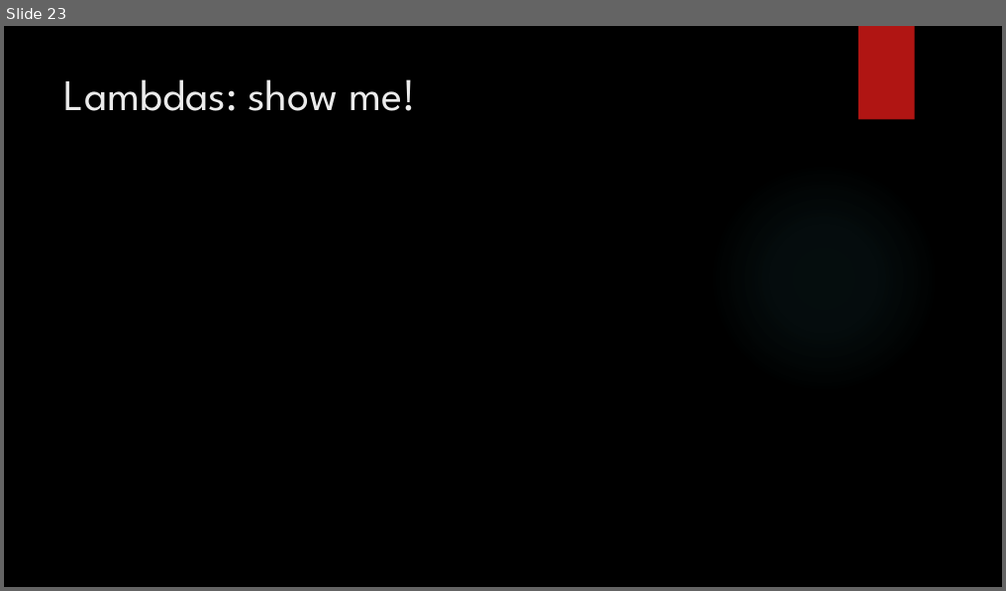
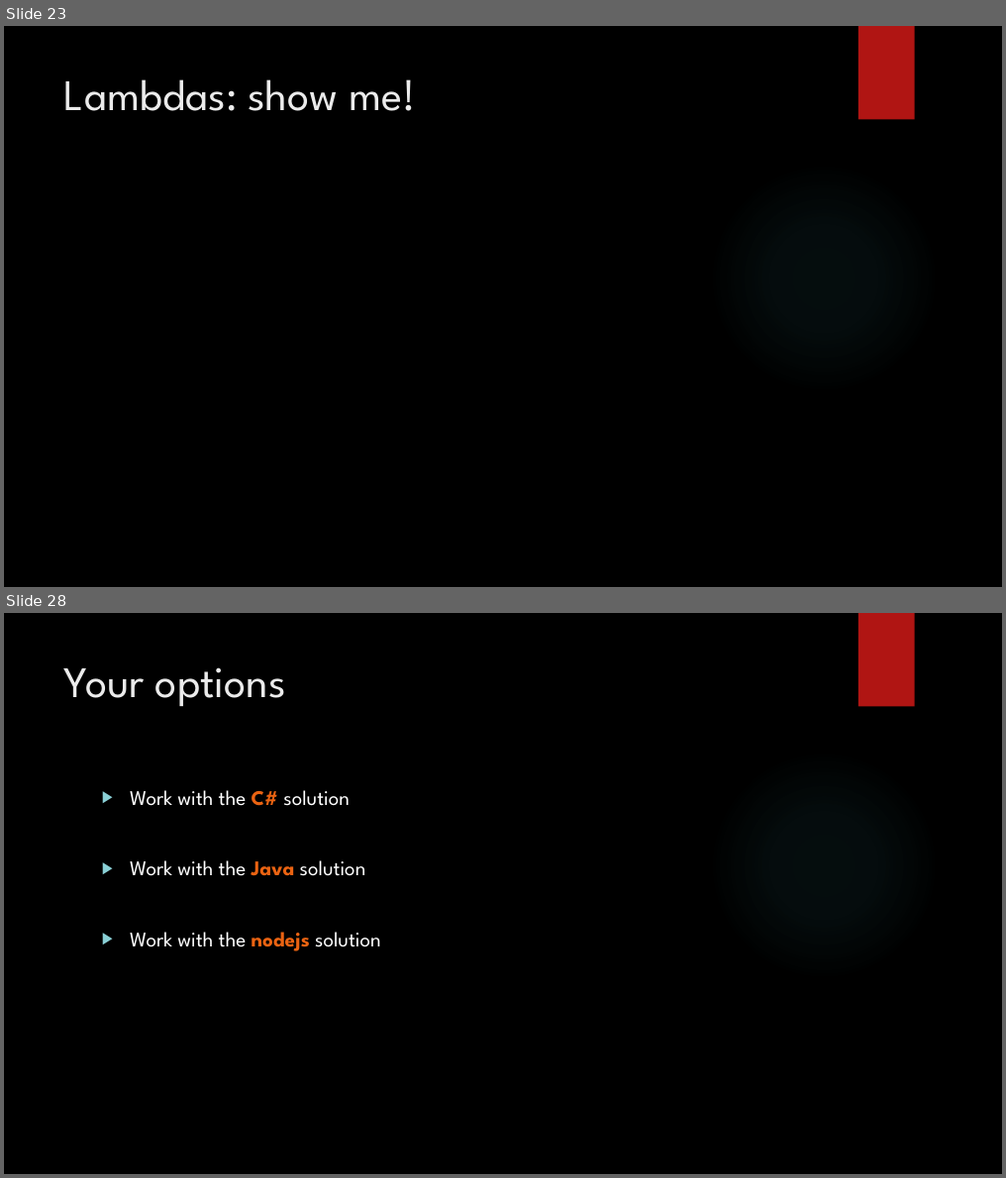
Before and after one commit to bouvet-openlab/typescript-angular-workshop, a slide deck: TypeScript.pptx. Shown one above the other, each under a label of ours: slide 23 before the commit, slides 23 and 28 after it; the slides between them are not shown. The pictures are 1006x591 and 1006x1178 pixels, drawn with LibreOffice and Linux fonts; fonts in the diff are those of the drawing; background and template pictures are left out. Boxes give left, top, right and bottom in pixels: in the first picture for what was removed or moved away, otherwise in the second. Text is boxed around its words. In the diff, an @@ line names an element or a change of style, - is before the commit and + after.

```diff
--- a/TypeScript.pptx
+++ b/TypeScript.pptx
@@ slide 28 added at [4, 613, 1002, 1174], background picture (left out); not listed: 2 template elements that a slide beside it also shows @@
@@ title added at [64, 667, 286, 706], 42 pt, text #EBEBEB @@
+Your options
@@ text added at [130, 790, 381, 952], 20 pt, text #FFFFFF @@
+▶ Work with the C# solution
+▶ Work with the Java solution
+▶ Work with the nodejs solution
```
Also in this commit, not shown: 1 slide changed, 7 other slides added, 1 slide removed.
